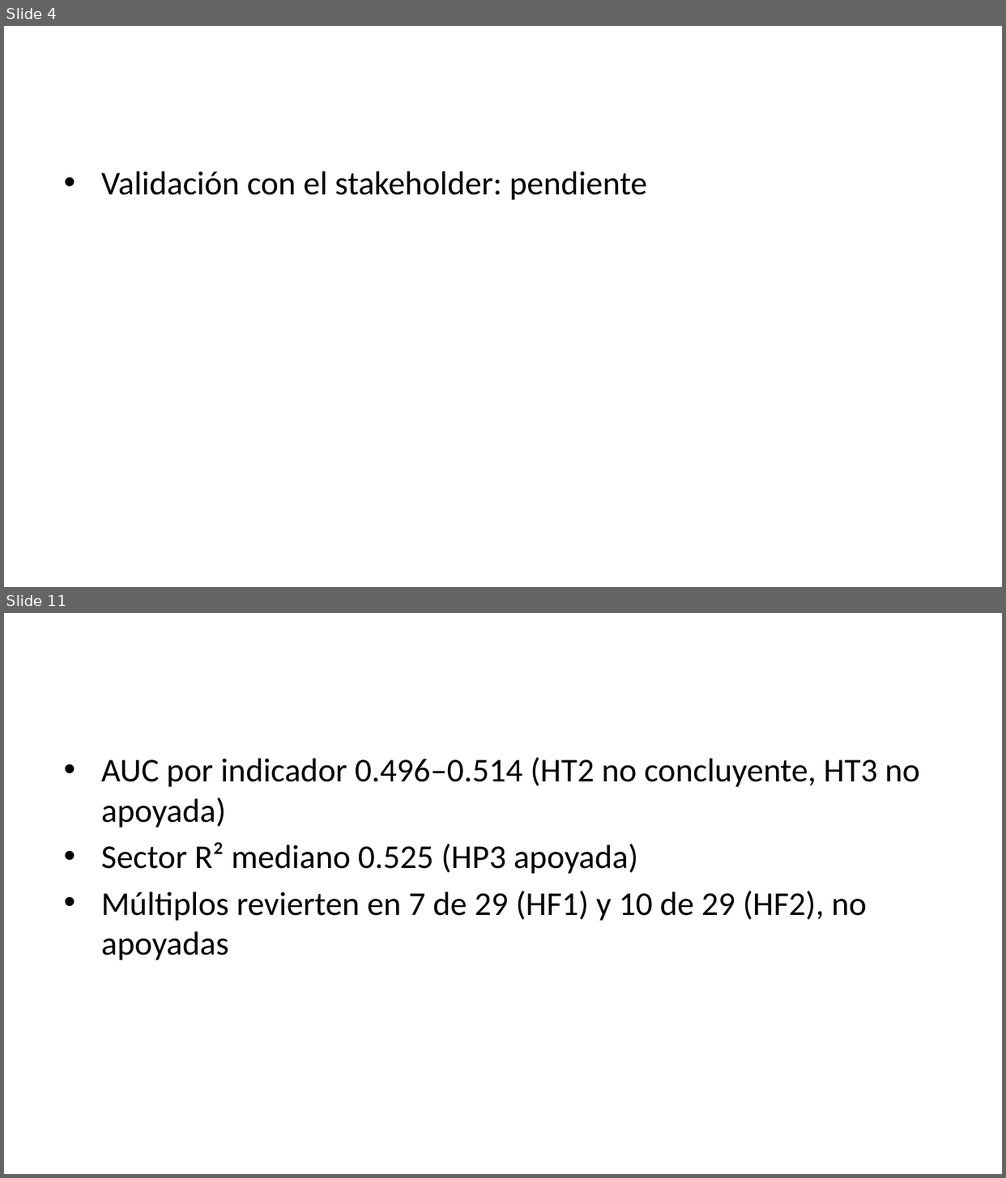
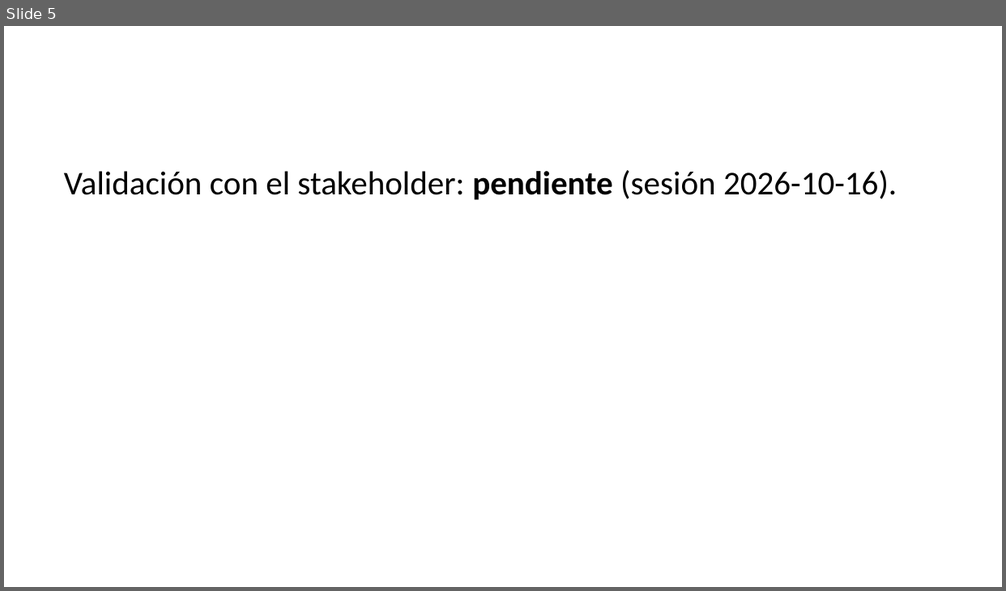
Before and after one commit to louis97/asistente-financiero, a slide deck: entregables/entrega_1/presentacion.pptx. Shown one above the other, each under a label of ours: slides 4 and 11 before the commit, slide 5 after it; the slides between them are not shown. The pictures are 1006x1178 and 1006x591 pixels, drawn with LibreOffice and Linux fonts; fonts in the diff are those of the drawing. Boxes give left, top, right and bottom in pixels: in the first picture for what was removed or moved away, otherwise in the second. Text is boxed around its words. In the diff, an @@ line names an element or a change of style, - is before the commit and + after.

```diff
--- a/entregables/entrega_1/presentacion.pptx
+++ b/entregables/entrega_1/presentacion.pptx
@@ slide 11 removed at (4, 613, 1002, 1174), background #FFFFFF @@
@@ text removed at (101, 757, 920, 960) @@
-• AUC por indicador 0.496–0.514 (HT2 no concluyente, HT3 no apoyada)
-• Sector R² mediano 0.525 (HP3 apoyada)
-• Múltiplos revierten en 7 de 29 (HF1) y 10 de 29 (HF2), no apoyadas
@@ what was slide 4 is now slide 5 @@
@@ slide 5 changed as well @@
@@ text at (64, 170, 897, 200): text changed @@
-• Validación con el stakeholder: pendiente
+Validación con el stakeholder: pendiente (sesión 2026-10-16).
```
Also in this commit, not shown: 5 other slides changed, 8 slides added, 5 other slides removed, 7 other files.
